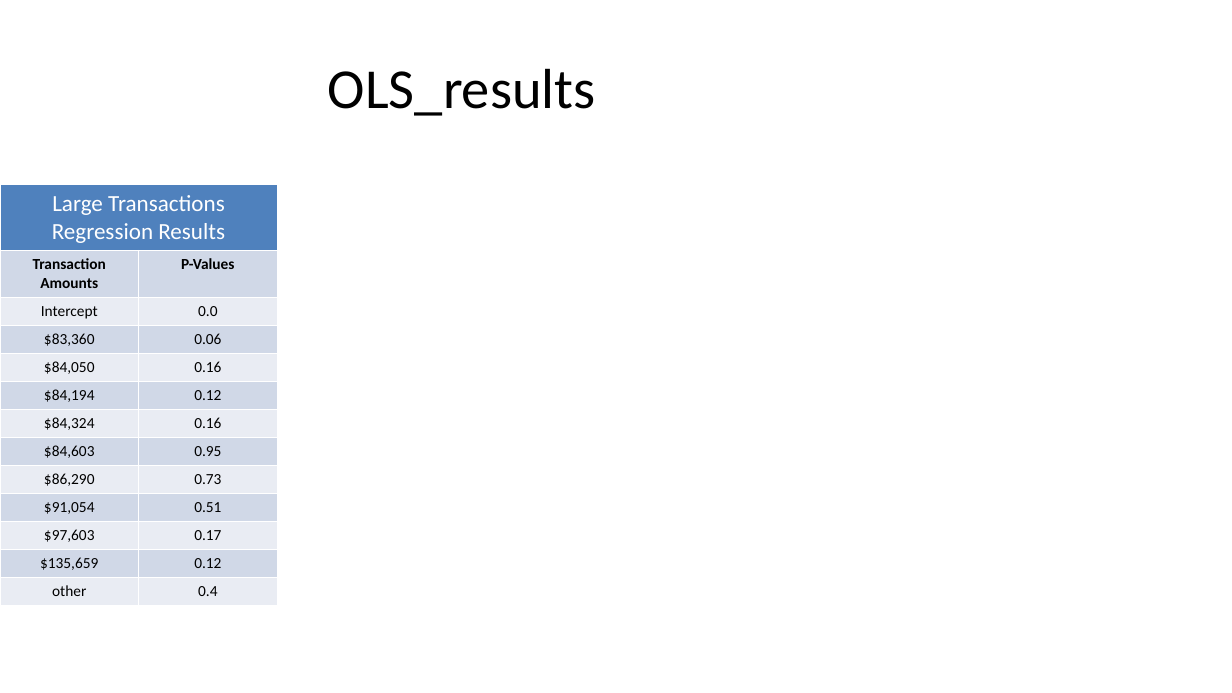
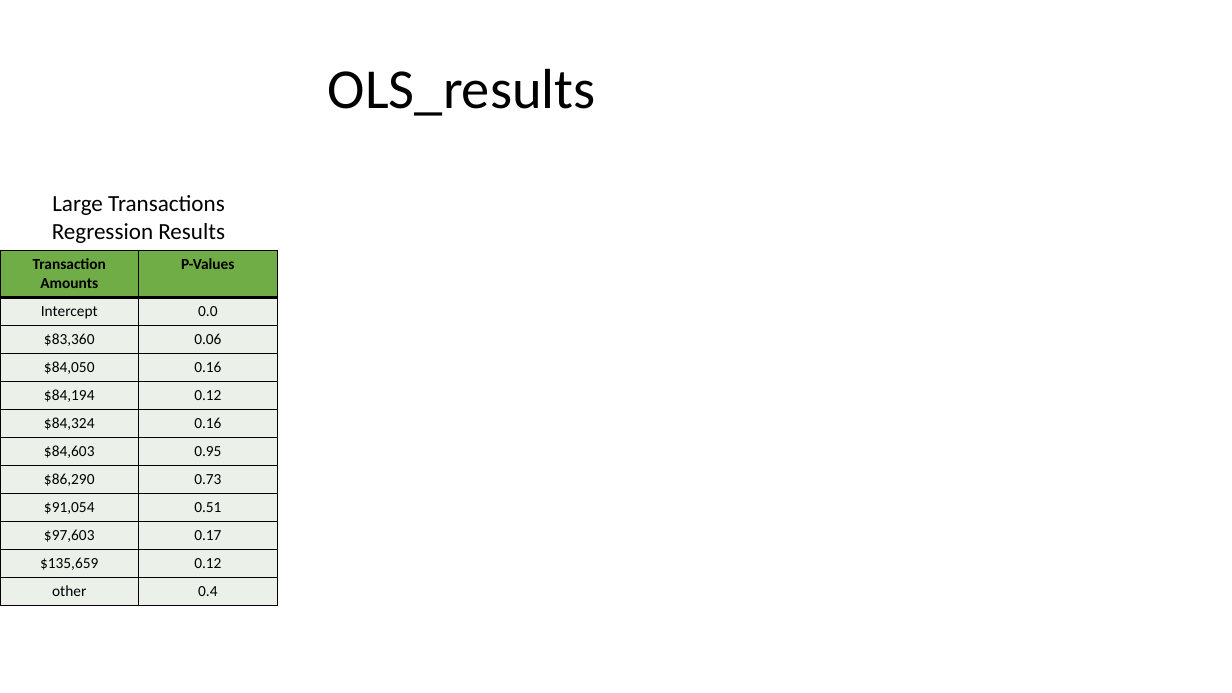
Before and after one commit to lelandjmurrin/Acquisition_Due_Dilligence_Capstone_Project, a slide deck: slide 10 of data/presentation_tables.pptm. Drawn at 1232x693 pixels with LibreOffice and Linux fonts; fonts in the diff are those of the drawing. Boxes give left, top, right and bottom in pixels: in the first picture for what was removed or moved away, otherwise in the second. Text is boxed around its words. In the diff, an @@ line names an element or a change of style, - is before the commit and + after.

```diff
--- a/data/presentation_tables.pptm
+++ b/data/presentation_tables.pptm
@@ table at <box>0,185,277,601</box> @@
@@ fill #4F81BD to none in row 1, column 1 @@
@@ fill #D0D8E8 to #70AD47 in row 2 @@
@@ fill #E9EDF4 to #EBF1E9 in 12 cells @@
@@ fill #D0D8E8 to #EBF1E9 in 10 cells @@
@@ text colour #FFFFFF to #000000 in "Large Transactions Regression Results" @@
@@ borders changed @@
```
Also in this commit, not shown: 11 other slides changed, 3 other files.
